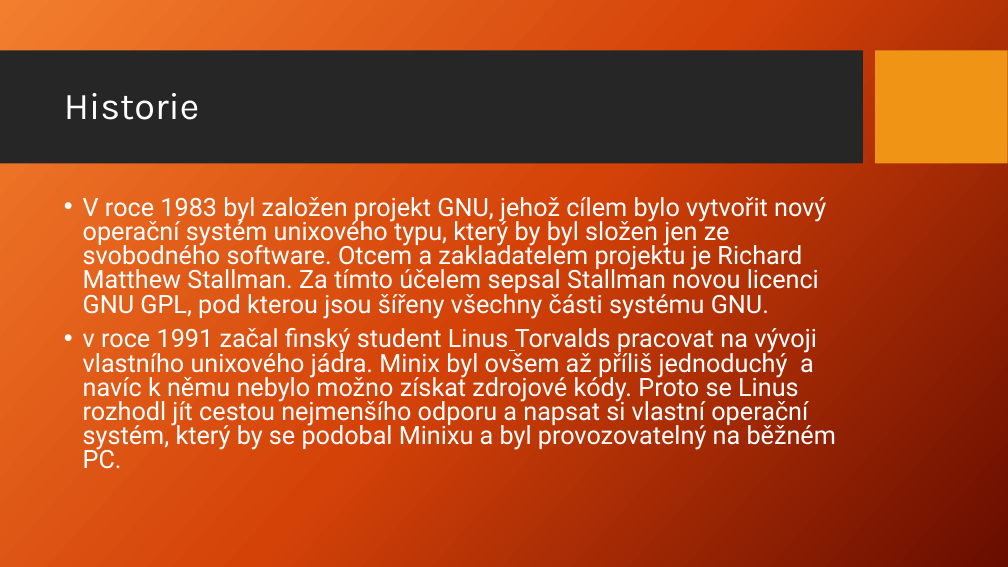
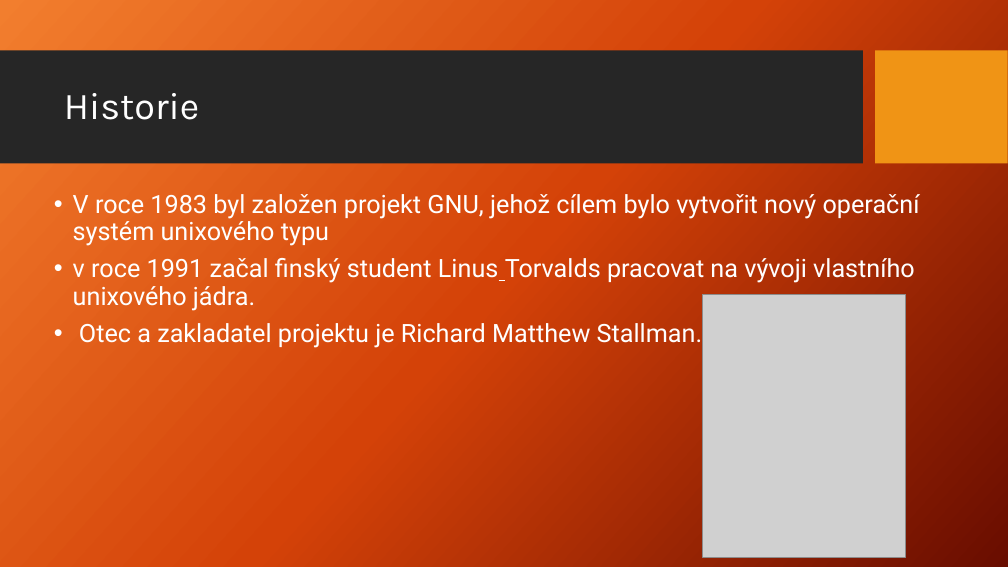
Before and after one commit to Jakub-Benes/Prezentace, a slide deck: slide 4 of Linux.pptx. Drawn at 1008x567 pixels with LibreOffice and Linux fonts; fonts in the diff are those of the drawing; grey boxes stand for pictures; background and template pictures are left out. Boxes give left, top, right and bottom in pixels: in the first picture for what was removed or moved away, otherwise in the second. Text is boxed around its words. In the diff, an @@ line names an element or a change of style, - is before the commit and + after.

```diff
--- a/Linux.pptx
+++ b/Linux.pptx
@@ text at bbox=[73, 194, 920, 348]: text changed @@
-• V roce 1983 byl založen projekt GNU, jehož cílem bylo vytvořit nový operační systém unixového typu, který by byl složen jen ze svobodného software. Otcem a zakladatelem projektu je Richard Matthew Stallman. Za tímto účelem sepsal Stallman novou licenci GNU GPL, pod kterou jsou šířeny všechny části systému GNU.
-• v roce 1991 začal finský student Linus Torvalds pracovat na vývoji vlastního unixového jádra. Minix byl ovšem až příliš jednoduchý a navíc k němu nebylo možno získat zdrojové kódy. Proto se Linus rozhodl jít cestou nejmenšího odporu a napsat si vlastní operační systém, který by se podobal Minixu a byl provozovatelný na běžném PC.
+• V roce 1983 byl založen projekt GNU, jehož cílem bylo vytvořit nový operační systém unixového typu
+• v roce 1991 začal finský student Linus Torvalds pracovat na vývoji vlastního unixového jádra.
+• Otec a zakladatel projektu je Richard Matthew Stallman.
@@ picture added at bbox=[703, 295, 906, 557] @@
```
Also in this commit, not shown: 7 other slides changed.
